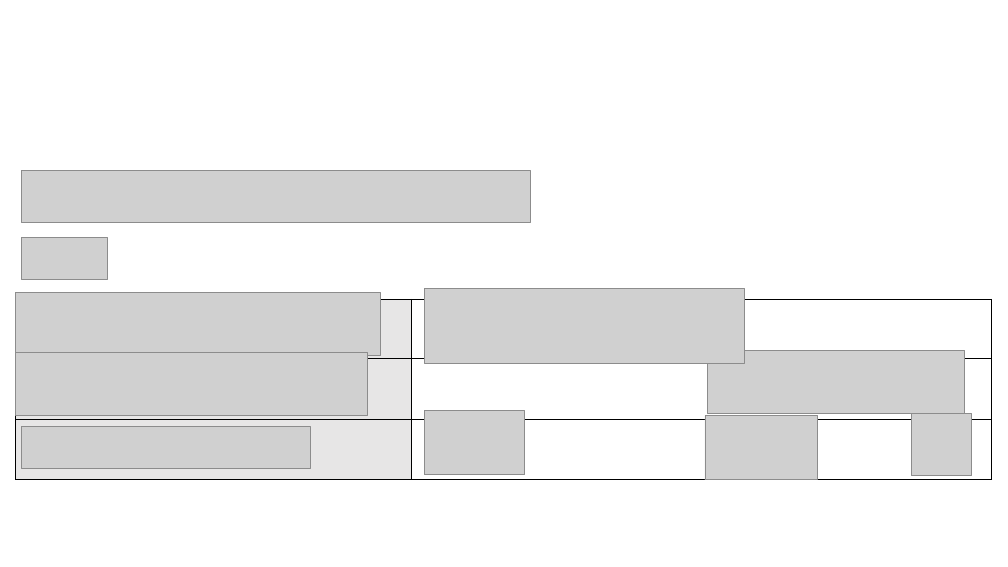
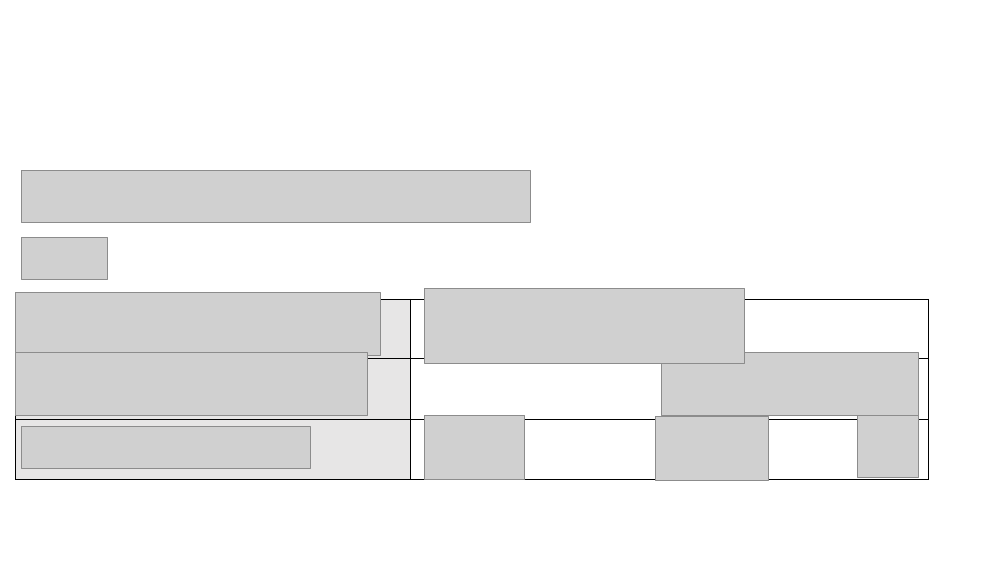
Before and after one commit to khanhnguyendata/duality, a slide deck: slide 12 of ppt/medium.pptx. Drawn at 1008x567 pixels with LibreOffice and Linux fonts; fonts in the diff are those of the drawing; grey boxes stand for pictures. Boxes give left, top, right and bottom in pixels: in the first picture for what was removed or moved away, otherwise in the second. Text is boxed around its words. In the diff, an @@ line names an element or a change of style, - is before the commit and + after.

```diff
--- a/ppt/medium.pptx
+++ b/ppt/medium.pptx
@@ table: place and size @@
-table at box(16, 299, 991, 480)
+table at box(16, 299, 928, 480)
@@ picture: place and size @@
-picture at box(708, 351, 966, 414)
+picture at box(661, 353, 919, 416)
@@ picture: place and size @@
-picture at box(424, 411, 525, 475)
+picture at box(424, 415, 525, 479)
@@ picture: place and size @@
-picture at box(705, 416, 817, 480)
+picture at box(656, 417, 769, 481)
@@ picture: place and size @@
-picture at box(912, 414, 972, 476)
+picture at box(858, 415, 919, 477)
```
Also in this commit, not shown: 3 other slides changed, 1 other file.
